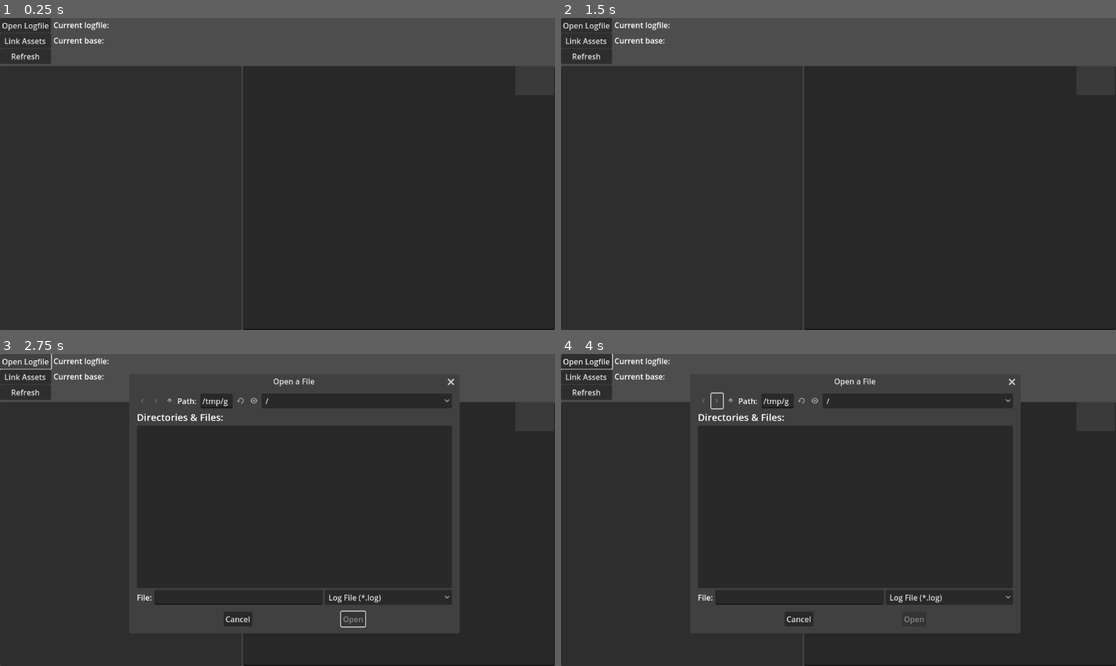
Above: before the commit, frames 1-4 (two rows, left to right).
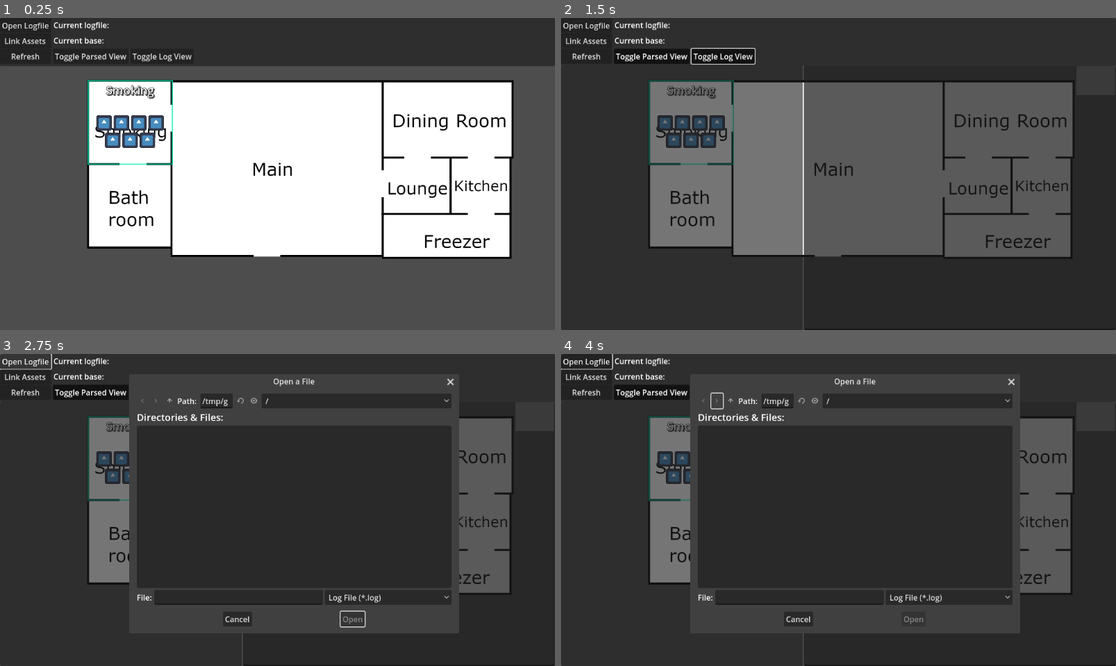
Above: after the commit, the same moments.

Repository: Crystalwarrior/AO2-LogReader
Game: Godot game, scene res://view.tscn
Same seed, same stepped clock (60 frames per second), same inputs: the game is played once before the commit and once after it. Before the commit the project starts from res://main_window.tscn. The engine's default icon, where the game draws it, is replaced by a stand-in: a white triangle on a blue panel in a dark square.
Inputs (mouse positions are in pixels of both pictures, inside the frame that each line leads up to):
- Up to frame 1 (0.25 s): no input
- Up to frame 2 (1.5 s): click (649, 55) at 0.5 s, where only the run after the commit has a clickable "Toggle Parsed View"; click (721, 55) at 1.25 s, where only the run after the commit has a clickable "Toggle Log View"
- Up to frame 3 (2.75 s): click "Open Logfile" at 2 s
- Up to frame 4 (4 s): click (716, 400) at 2.75 s; click (716, 400) at 3.5 s

The runs differ from the first frame. In frame 1, 97% of the frame differs, in the area x 0-100%, y 0-100%; in frame 2, 54%; in frame 3, 17%; in frame 4, 17%.

Commit message:
Add "toggle log view" and "toggle parsed view" buttons Add a dummy test map to navigate with middle mouse click

Diff:
--- /dev/null
+++ b/MapViewCamera.gd
@@ -0,0 +1,6 @@
+extends Camera2D
+
+func _unhandled_input(event):
+	if event is InputEventMouseMotion:
+		if Input.is_mouse_button_pressed(MOUSE_BUTTON_MIDDLE):
+			position -= event.relative
--- a/main_window.gd
+++ b/main_window.gd
@@ -112,3 +112,11 @@
 		logview.text = current_file.get_as_text()
 		scroll_to_last_line()
 		parse_logfile()
+
+
+func _on_toggle_log_view_toggled(button_pressed):
+	logview.visible = button_pressed
+
+
+func _on_toggle_parsed_view_toggled(button_pressed):
+	$PanelContainer.visible = button_pressed
--- a/main_window.tscn
+++ b/main_window.tscn
@@ -18,7 +18,15 @@
 anchor_bottom = 1.0
 grow_horizontal = 2
 grow_vertical = 2
+mouse_filter = 1
 script = ExtResource("1_nrrhj")
+
+[node name="Panel" type="Panel" parent="."]
+layout_mode = 1
+anchors_preset = 10
+anchor_right = 1.0
+offset_bottom = 100.0
+grow_horizontal = 2
 
 [node name="OpenLogfileButton" type="Button" parent="."]
 layout_mode = 0
@@ -48,6 +56,24 @@
 offset_bottom = 95.0
 text = "Refresh"
 
+[node name="ToggleParsedView" type="Button" parent="."]
+layout_mode = 0
+offset_left = 110.0
+offset_top = 64.0
+offset_right = 267.0
+offset_bottom = 95.0
+toggle_mode = true
+text = "Toggle Parsed View"
+
+[node name="ToggleLogView" type="Button" parent="."]
+layout_mode = 0
+offset_left = 271.0
+offset_top = 64.0
+offset_right = 402.0
+offset_bottom = 95.0
+toggle_mode = true
+text = "Toggle Log View"
+
 [node name="AssetsLabel" type="Label" parent="."]
 layout_mode = 0
 offset_left = 111.0
@@ -69,11 +95,32 @@
 title = "Open a Directory"
 initial_position = 1
 size = Vector2i(600, 500)
-ok_button_text = "Select This Folder"
+ok_button_text = "Select Current Folder"
 file_mode = 2
 access = 2
 
+[node name="PanelContainer" type="PanelContainer" parent="."]
+visible = false
+layout_mode = 1
+anchors_preset = -1
+anchor_right = 0.434896
+anchor_bottom = 1.0
+offset_top = 100.0
+offset_right = 1.0
+grow_vertical = 2
+metadata/_edit_use_anchors_ = true
+
+[node name="ParsedView" type="RichTextLabel" parent="PanelContainer"]
+visible = false
+layout_mode = 2
+focus_mode = 2
+bbcode_enabled = true
+scroll_following = true
+selection_enabled = true
+metadata/_edit_use_anchors_ = true
+
 [node name="LogView" type="TextEdit" parent="."]
+visible = false
 layout_mode = 1
 anchors_preset = -1
 anchor_left = 0.437
@@ -90,26 +137,10 @@
 minimap_draw = true
 metadata/_edit_use_anchors_ = true
 
-[node name="PanelContainer" type="PanelContainer" parent="."]
-layout_mode = 1
-anchors_preset = -1
-anchor_right = 0.434896
-anchor_bottom = 1.0
-offset_top = 100.0
-offset_right = 1.0
-grow_vertical = 2
-metadata/_edit_use_anchors_ = true
-
-[node name="ParsedView" type="RichTextLabel" parent="PanelContainer"]
-layout_mode = 2
-focus_mode = 2
-bbcode_enabled = true
-scroll_following = true
-selection_enabled = true
-metadata/_edit_use_anchors_ = true
-
 [connection signal="pressed" from="OpenLogfileButton" to="." method="_on_logfile_button_pressed"]
 [connection signal="pressed" from="LinkAssetsButton" to="." method="_on_link_assets_button_pressed"]
 [connection signal="pressed" from="RefreshButton" to="." method="_on_refresh_button_pressed"]
+[connection signal="toggled" from="ToggleParsedView" to="." method="_on_toggle_parsed_view_toggled"]
+[connection signal="toggled" from="ToggleLogView" to="." method="_on_toggle_log_view_toggled"]
 [connection signal="file_selected" from="FileDialog" to="." method="_on_file_dialog_file_selected"]
 [connection signal="dir_selected" from="FolderDialog" to="." method="_on_folder_dialog_dir_selected"]
--- a/project.godot
+++ b/project.godot
@@ -11,7 +11,7 @@
 [application]
 
 config/name="AO2 LogReader"
-run/main_scene="res://main_window.tscn"
+run/main_scene="res://view.tscn"
 config/features=PackedStringArray("4.1", "GL Compatibility")
 config/icon="res://icon.svg"
 
--- /dev/null
+++ b/view.tscn
@@ -0,0 +1,109 @@
+[gd_scene load_steps=7 format=3 uid="uid://cbk86f7aw7aae"]
+
+[ext_resource type="Texture2D" uid="uid://c10dfsnyvpt2s" path="res://map.png" id="1_25yal"]
+[ext_resource type="PackedScene" uid="uid://cpp1f87megsvi" path="res://main_window.tscn" id="1_h1np8"]
+[ext_resource type="Texture2D" uid="uid://22wd32sixsmy" path="res://icon.svg" id="2_tnsyh"]
+[ext_resource type="Script" path="res://MapViewCamera.gd" id="3_xct7p"]
+
+[sub_resource type="StyleBoxFlat" id="StyleBoxFlat_bmeca"]
+draw_center = false
+border_width_left = 4
+border_width_top = 4
+border_width_right = 4
+border_width_bottom = 4
+border_color = Color(0, 0.937255, 0.717647, 1)
+border_blend = true
+
+[sub_resource type="LabelSettings" id="LabelSettings_1slce"]
+font_size = 24
+outline_size = 3
+outline_color = Color(0, 0, 0, 1)
+shadow_size = 3
+shadow_color = Color(0, 0, 0, 0.54902)
+shadow_offset = Vector2(2, 2)
+
+[node name="View" type="Node2D"]
+
+[node name="CanvasLayer" type="CanvasLayer" parent="."]
+
+[node name="MainWindow" parent="CanvasLayer" instance=ExtResource("1_h1np8")]
+
+[node name="Map" type="Sprite2D" parent="."]
+position = Vector2(574.333, 323.5)
+scale = Vector2(0.597222, 0.597222)
+texture = ExtResource("1_25yal")
+
+[node name="Area" type="PanelContainer" parent="."]
+offset_left = 182.0
+offset_top = 129.0
+offset_right = 359.0
+offset_bottom = 305.0
+theme_override_styles/panel = SubResource("StyleBoxFlat_bmeca")
+
+[node name="VBoxContainer" type="VBoxContainer" parent="Area"]
+layout_mode = 2
+
+[node name="Label" type="Label" parent="Area/VBoxContainer"]
+layout_mode = 2
+text = "Smoking"
+label_settings = SubResource("LabelSettings_1slce")
+horizontal_alignment = 1
+autowrap_mode = 3
+
+[node name="CharacterContainer" type="HFlowContainer" parent="Area/VBoxContainer"]
+layout_mode = 2
+size_flags_vertical = 6
+alignment = 1
+
+[node name="Chara" type="TextureRect" parent="Area/VBoxContainer/CharacterContainer"]
+custom_minimum_size = Vector2(32, 32)
+layout_mode = 2
+texture = ExtResource("2_tnsyh")
+expand_mode = 1
+stretch_mode = 5
+
+[node name="Chara2" type="TextureRect" parent="Area/VBoxContainer/CharacterContainer"]
+custom_minimum_size = Vector2(32, 32)
+layout_mode = 2
+texture = ExtResource("2_tnsyh")
+expand_mode = 1
+stretch_mode = 5
+
+[node name="Chara3" type="TextureRect" parent="Area/VBoxContainer/CharacterContainer"]
+custom_minimum_size = Vector2(32, 32)
+layout_mode = 2
+texture = ExtResource("2_tnsyh")
+expand_mode = 1
+stretch_mode = 5
+
+[node name="Chara4" type="TextureRect" parent="Area/VBoxContainer/CharacterContainer"]
+custom_minimum_size = Vector2(32, 32)
+layout_mode = 2
+texture = ExtResource("2_tnsyh")
+expand_mode = 1
+stretch_mode = 5
+
+[node name="Chara5" type="TextureRect" parent="Area/VBoxContainer/CharacterContainer"]
+custom_minimum_size = Vector2(32, 32)
+layout_mode = 2
+texture = ExtResource("2_tnsyh")
+expand_mode = 1
+stretch_mode = 5
+
+[node name="Chara6" type="TextureRect" parent="Area/VBoxContainer/CharacterContainer"]
+custom_minimum_size = Vector2(32, 32)
+layout_mode = 2
+texture = ExtResource("2_tnsyh")
+expand_mode = 1
+stretch_mode = 5
+
+[node name="Chara7" type="TextureRect" parent="Area/VBoxContainer/CharacterContainer"]
+custom_minimum_size = Vector2(32, 32)
+layout_mode = 2
+texture = ExtResource("2_tnsyh")
+expand_mode = 1
+stretch_mode = 5
+
+[node name="MapViewCamera" type="Camera2D" parent="."]
+position = Vector2(576, 324)
+script = ExtResource("3_xct7p")
Binary file added: map.png
Not shown, added: map.png.import
